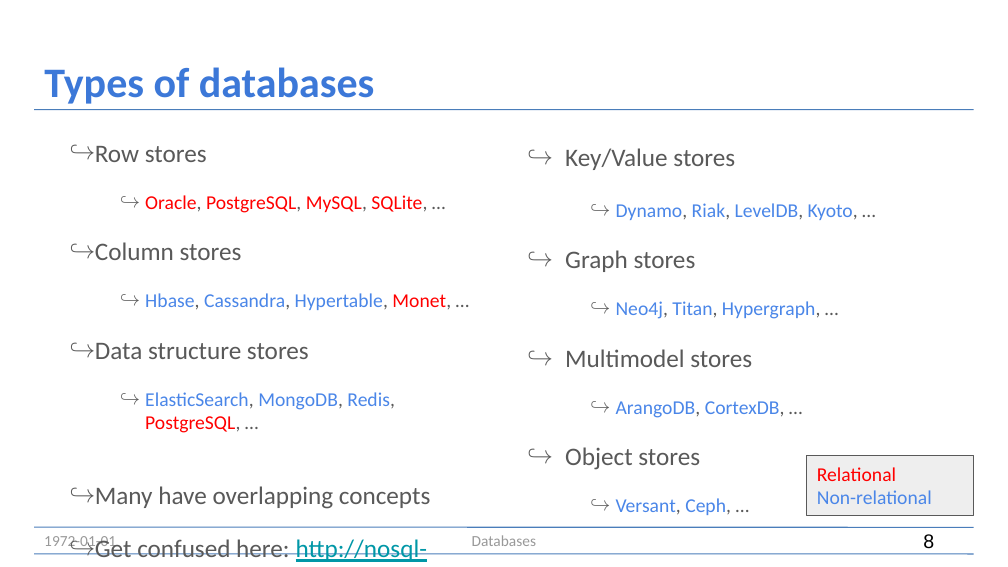
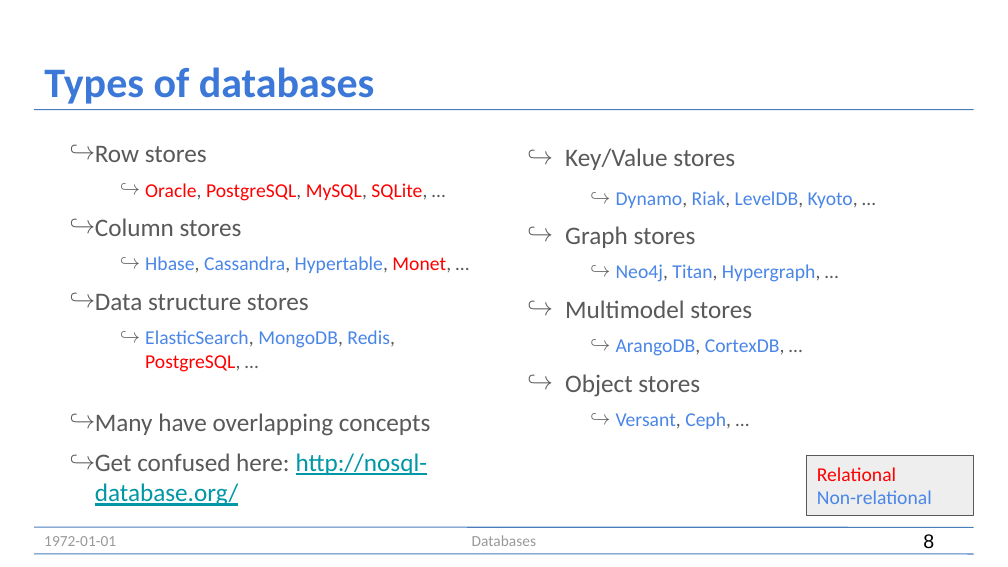
Before and after one commit to mlassnig/Databases-Introductory-Course, a slide deck: slide 8 of slides/Databases.odp. Drawn at 1008x567 pixels with LibreOffice and Linux fonts; fonts in the diff are those of the drawing. Boxes give left, top, right and bottom in pixels: in the first picture for what was removed or moved away, otherwise in the second. Text is boxed around its words. In the diff, an @@ line names an element or a change of style, - is before the commit and + after.

```diff
--- a/slides/Databases.odp
+++ b/slides/Databases.odp
@@ text "Row stores" at <box>95,146,451,506</box>: less space between paragraphs @@
@@ text "Key/Value stores" at <box>565,148,858,429</box>: less space between paragraphs @@
```
Also in this commit, not shown: 21 other slides changed, 2 slides removed, 1 other file.
